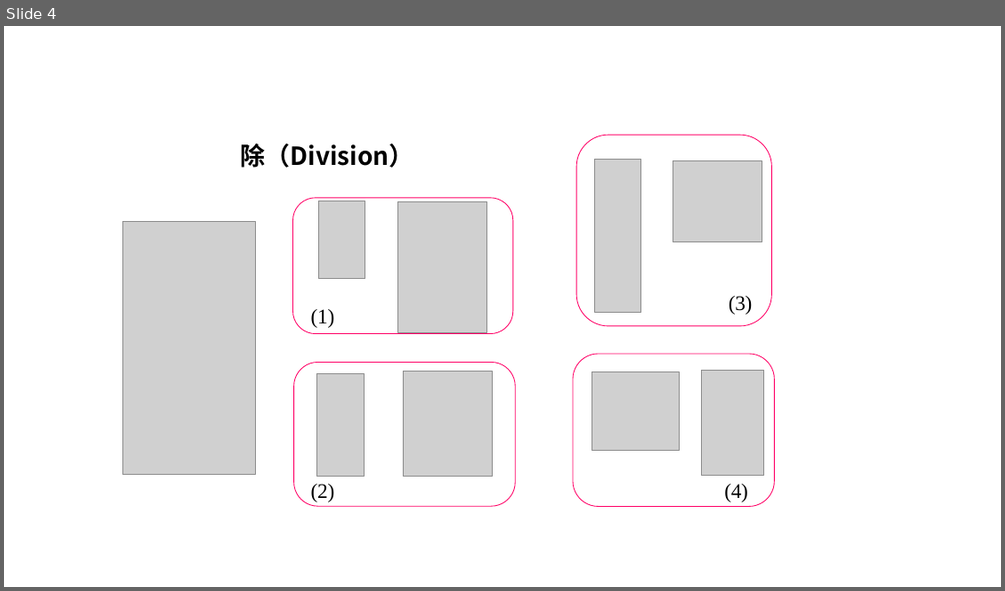
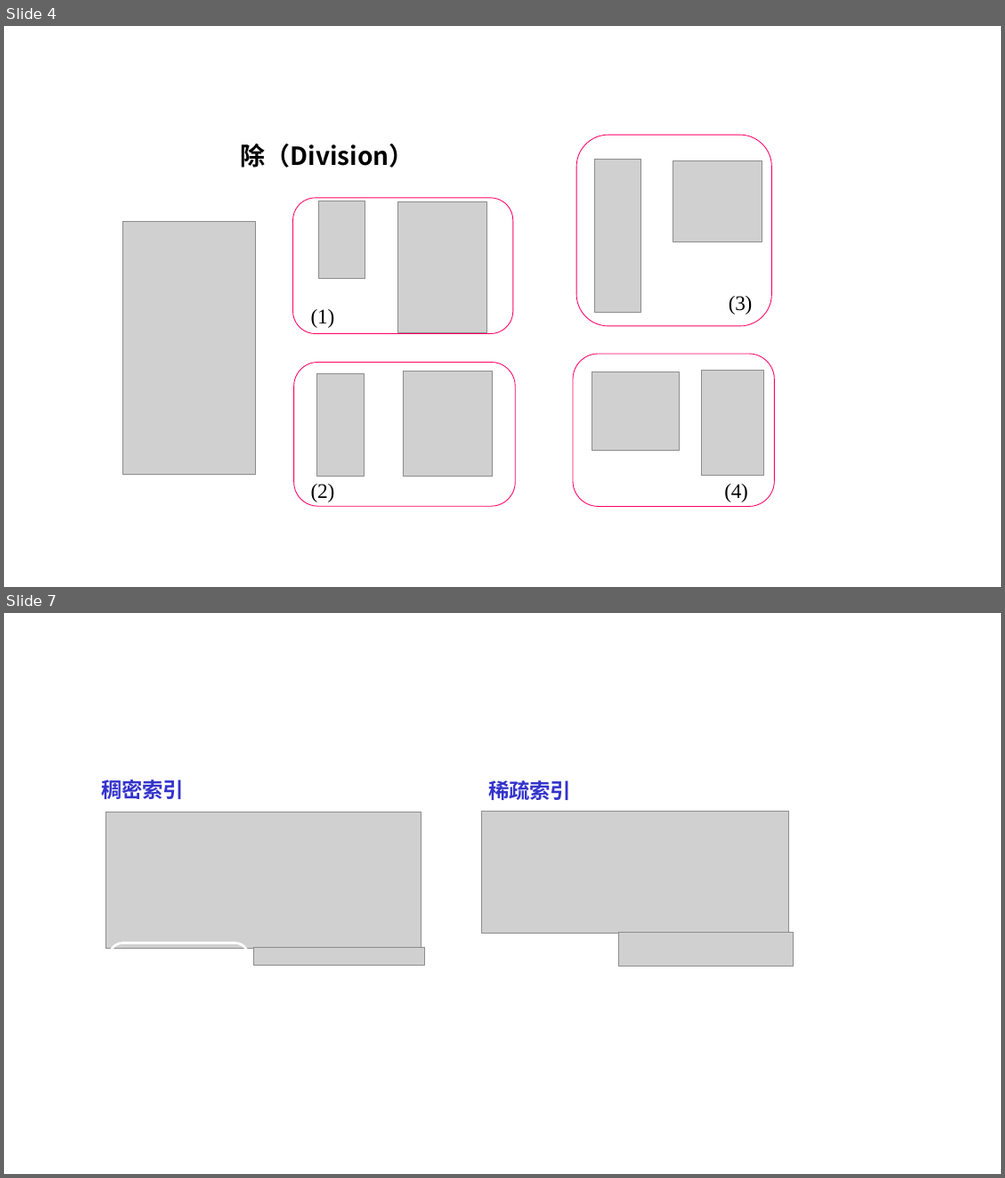
Before and after one commit to guofei9987/a, a slide deck: computer/database/database.pptx. Shown one above the other, each under a label of ours: slide 4 before the commit, slides 4 and 7 after it; the slides between them are not shown. The pictures are 1005x591 and 1005x1178 pixels, drawn with LibreOffice and Linux fonts; fonts in the diff are those of the drawing; grey boxes stand for pictures. Boxes give left, top, right and bottom in pixels: in the first picture for what was removed or moved away, otherwise in the second. Text is boxed around its words. In the diff, an @@ line names an element or a change of style, - is before the commit and + after.

```diff
--- a/computer/database/database.pptx
+++ b/computer/database/database.pptx
@@ slide 7 added at (4,613,1001,1174), background #FFFFFF @@
@@ group added at (101,779,793,1022): 4 pictures, 2 freeform shapes, 2 texts @@
+稠密索引
+稀疏索引
```
Also in this commit, not shown: 6 other slides added, 2 other files.
